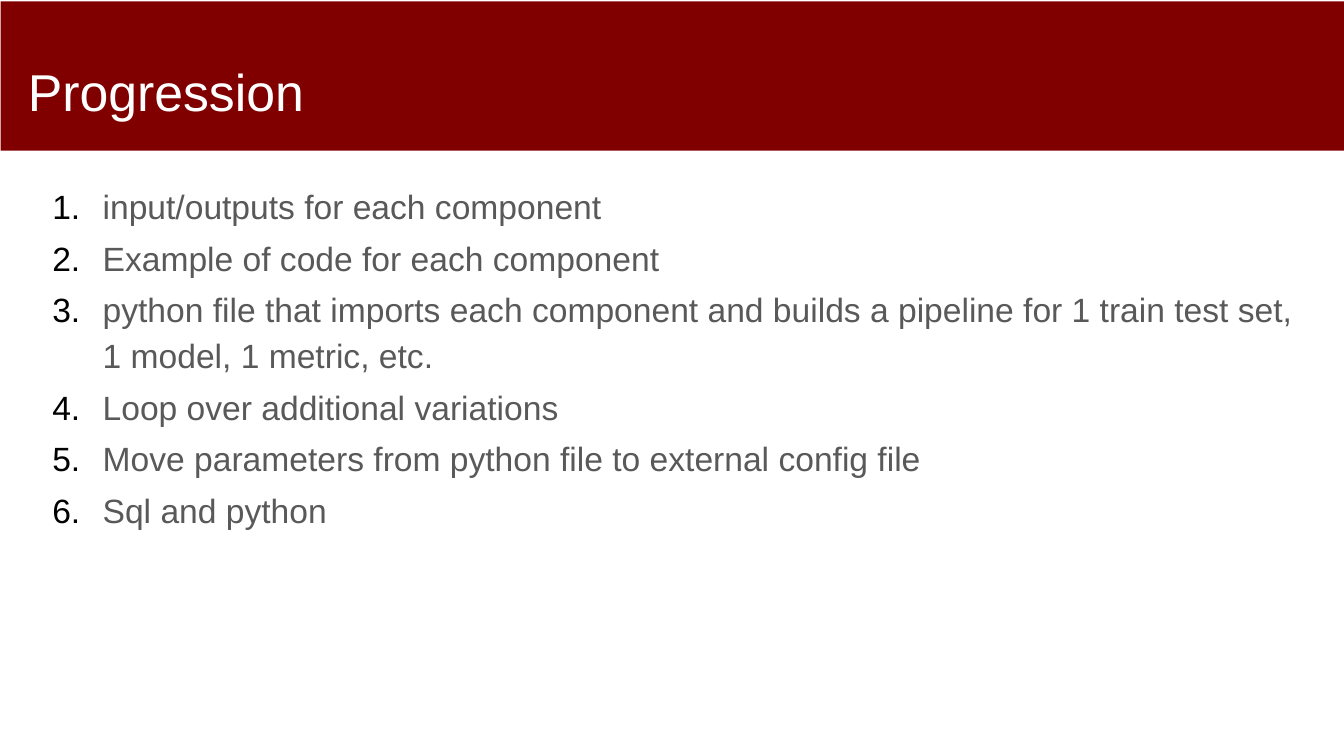
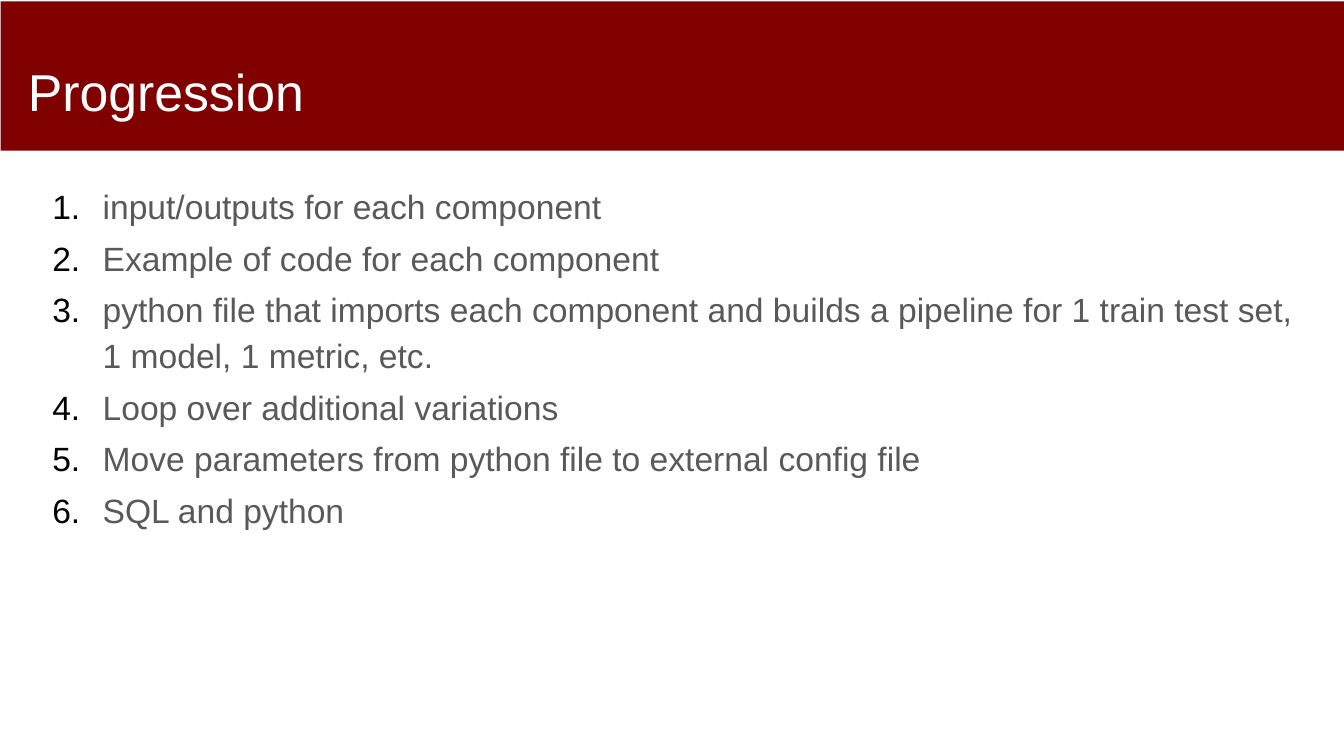
Before and after one commit to dssg/mlforpublicpolicylab, a slide deck: slide 21 of 04 - Machine Learning Pipelines/Machine-Learning-Pipelines.pptx. Drawn at 1344x756 pixels with LibreOffice and Linux fonts; fonts in the diff are those of the drawing. Boxes give left, top, right and bottom in pixels: in the first picture for what was removed or moved away, otherwise in the second. Text is boxed around its words. In the diff, an @@ line names an element or a change of style, - is before the commit and + after.

```diff
--- a/04 - Machine Learning Pipelines/Machine-Learning-Pipelines.pptx
+++ b/04 - Machine Learning Pipelines/Machine-Learning-Pipelines.pptx
@@ text at (103,498,344,530): text changed @@
-6. Sql and python
+6. SQL and python
```
Also in this commit, not shown: 9 other slides changed.
